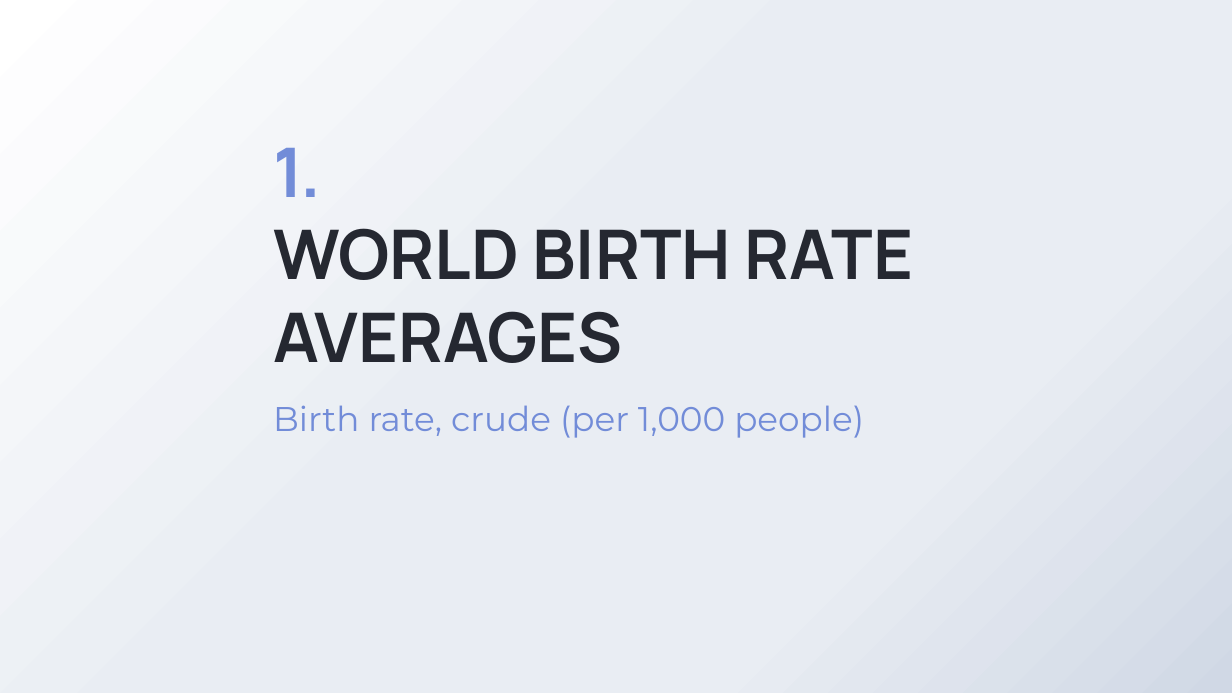
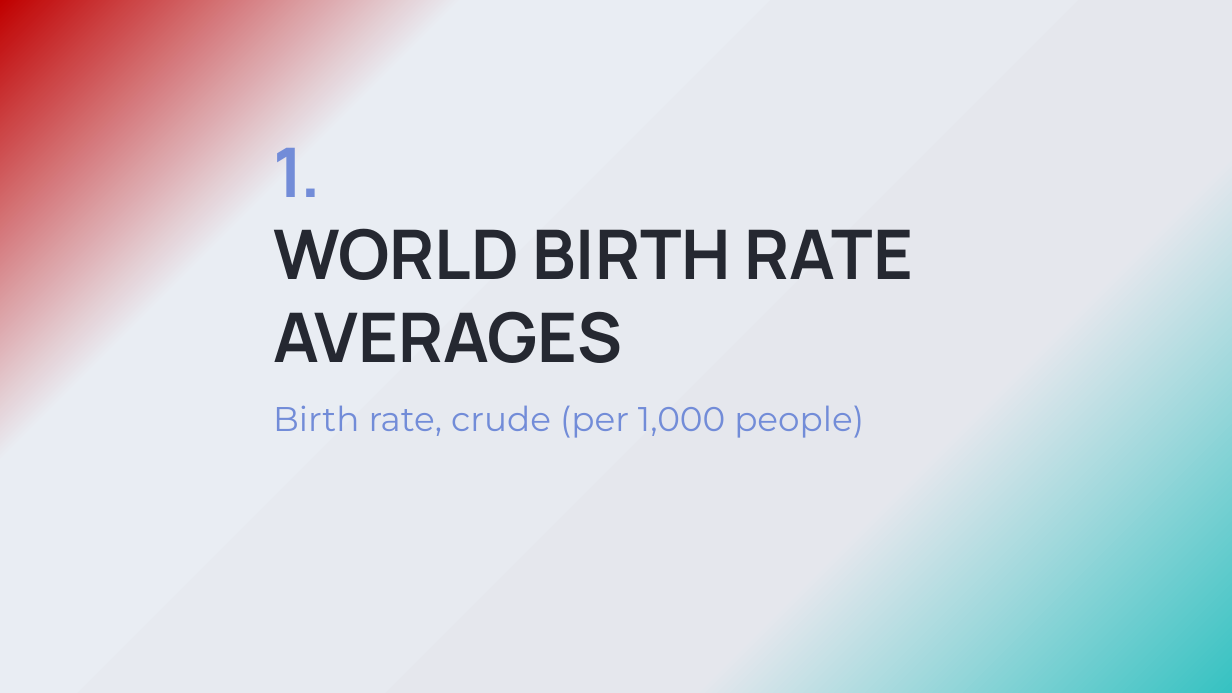
Before and after one commit to pwolanski7/LifeExpectancyProject, a slide deck: slide 3 of Presentation_Draft.pptx. Drawn at 1232x693 pixels with LibreOffice and Linux fonts; fonts in the diff are those of the drawing; background and template pictures are left out. Boxes give left, top, right and bottom in pixels: in the first picture for what was removed or moved away, otherwise in the second. Text is boxed around its words. In the diff, an @@ line names an element or a change of style, - is before the commit and + after.

```diff
--- a/Presentation_Draft.pptx
+++ b/Presentation_Draft.pptx
@@ background gradient #FFFFFF to #E9EDF3 to #D0D8E5 to gradient #C00000 to #E9EDF3 to #E5E7ED to #36C2C2 @@
```
Also in this commit, not shown: 2 other slides changed, 12 slides added, 1 other file.
